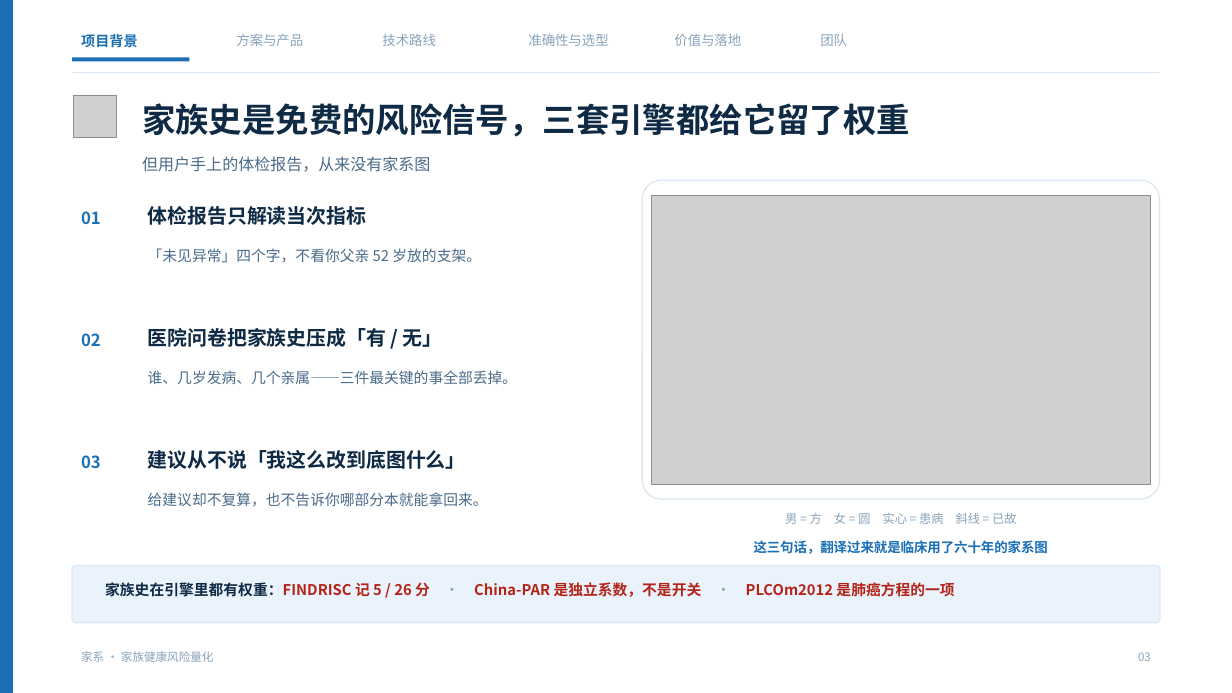
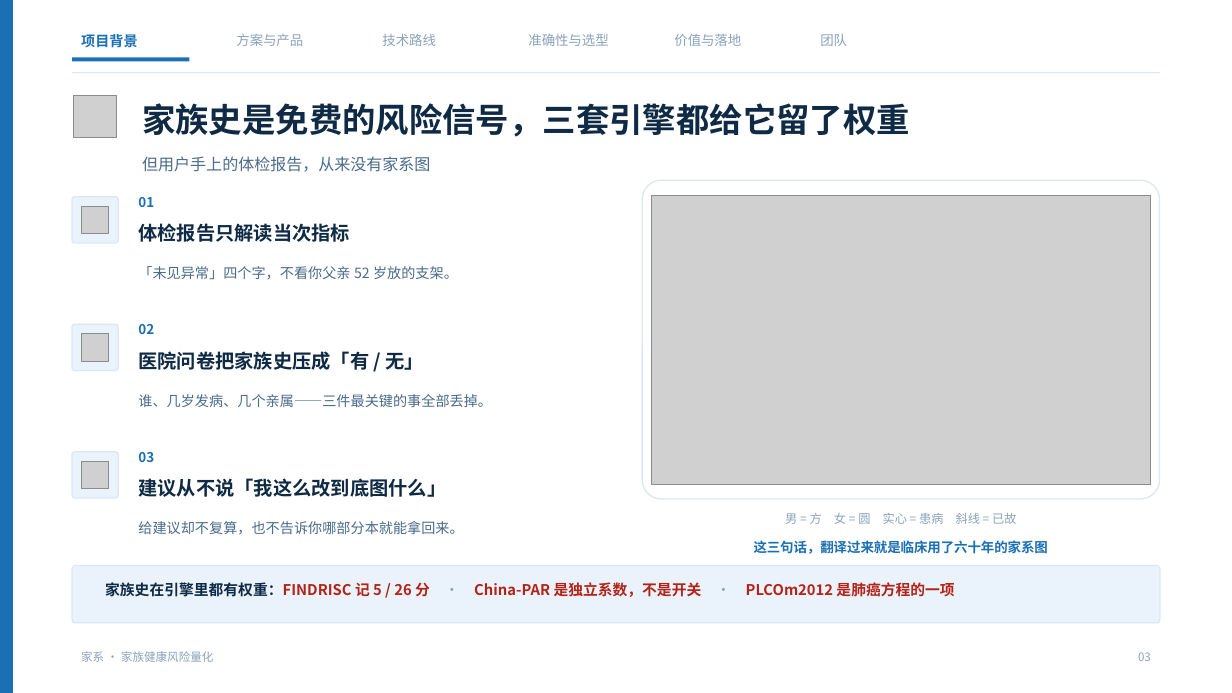
Before and after one commit to NimuStudio/jiaxi, a slide deck: slide 3 of deliverables/家系-答辩-v2.pptx. Drawn at 1232x693 pixels with LibreOffice and Linux fonts; fonts in the diff are those of the drawing; grey boxes stand for pictures; background and template pictures are left out. Boxes give left, top, right and bottom in pixels: in the first picture for what was removed or moved away, otherwise in the second. Text is boxed around its words. In the diff, an @@ line names an element or a change of style, - is before the commit and + after.

```diff
--- a/deliverables/家系-答辩-v2.pptx
+++ b/deliverables/家系-答辩-v2.pptx
@@ rounded rectangle added at [72, 197, 118, 243], fill #EAF3FB, outline #DBE7F3 1 pt @@
@@ picture added at [81, 206, 109, 234] @@
@@ size 13 to 10.5 pt in 3 elements at [138, 452, 154, 462], [138, 324, 154, 334], [138, 197, 154, 207] @@
@@ text "01": place and size @@
-text "01" at [81, 211, 101, 224]
+text "01" at [138, 197, 154, 207]
@@ text "体检报告只解读当次指标": place and size @@
-text "体检报告只解读当次指标" at [148, 206, 367, 225]
+text "体检报告只解读当次指标" at [138, 223, 350, 242]
@@ text "「未见异常」四个字，不看你父亲 52 岁放的支架。": place and size @@
-text "「未见异常」四个字，不看你父亲 52 岁放的支架。" at [148, 248, 481, 263]
+text "「未见异常」四个字，不看你父亲 52 岁放的支架。" at [138, 266, 458, 279]
@@ rounded rectangle added at [72, 324, 118, 371], fill #EAF3FB, outline #DBE7F3 1 pt @@
@@ text "02": place and size @@
-text "02" at [81, 333, 101, 346]
+text "02" at [138, 324, 154, 334]
@@ picture added at [81, 334, 109, 361] @@
@@ text "医院问卷把家族史压成「有 / 无」": place and size @@
-text "医院问卷把家族史压成「有 / 无」" at [148, 328, 443, 347]
+text "医院问卷把家族史压成「有 / 无」" at [138, 351, 424, 370]
@@ text "谁、几岁发病、几个亲属——三件最关键的事全部丢掉。": place and size @@
-text "谁、几岁发病、几个亲属——三件最关键的事全部丢掉。" at [148, 370, 518, 384]
+text "谁、几岁发病、几个亲属——三件最关键的事全部丢掉。" at [138, 394, 492, 407]
@@ text "03": place and size @@
-text "03" at [81, 455, 101, 469]
+text "03" at [138, 452, 154, 462]
@@ rounded rectangle added at [72, 452, 118, 498], fill #EAF3FB, outline #DBE7F3 1 pt @@
@@ picture added at [81, 461, 109, 489] @@
@@ size 15.5 to 15 pt in 3 elements at [138, 223, 350, 242], [138, 351, 424, 370], [138, 478, 446, 497] @@
@@ text "建议从不说「我这么改到底图什么」": place and size @@
-text "建议从不说「我这么改到底图什么」" at [148, 450, 466, 469]
+text "建议从不说「我这么改到底图什么」" at [138, 478, 446, 497]
@@ size 11.5 to 11 pt in 3 elements at [138, 266, 458, 279], [138, 394, 492, 407], [138, 521, 463, 535] @@
@@ text "给建议却不复算，也不告诉你哪部分本就能拿回来。": place and size @@
-text "给建议却不复算，也不告诉你哪部分本就能拿回来。" at [148, 492, 488, 507]
+text "给建议却不复算，也不告诉你哪部分本就能拿回来。" at [138, 521, 463, 535]
```
Also in this commit, not shown: 5 other slides changed, 13 other files.
